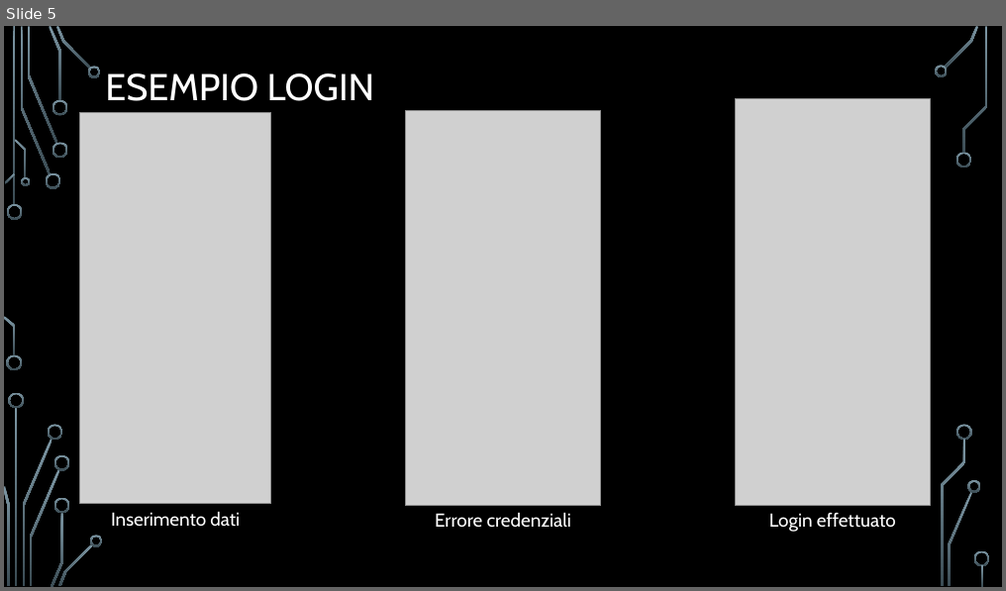
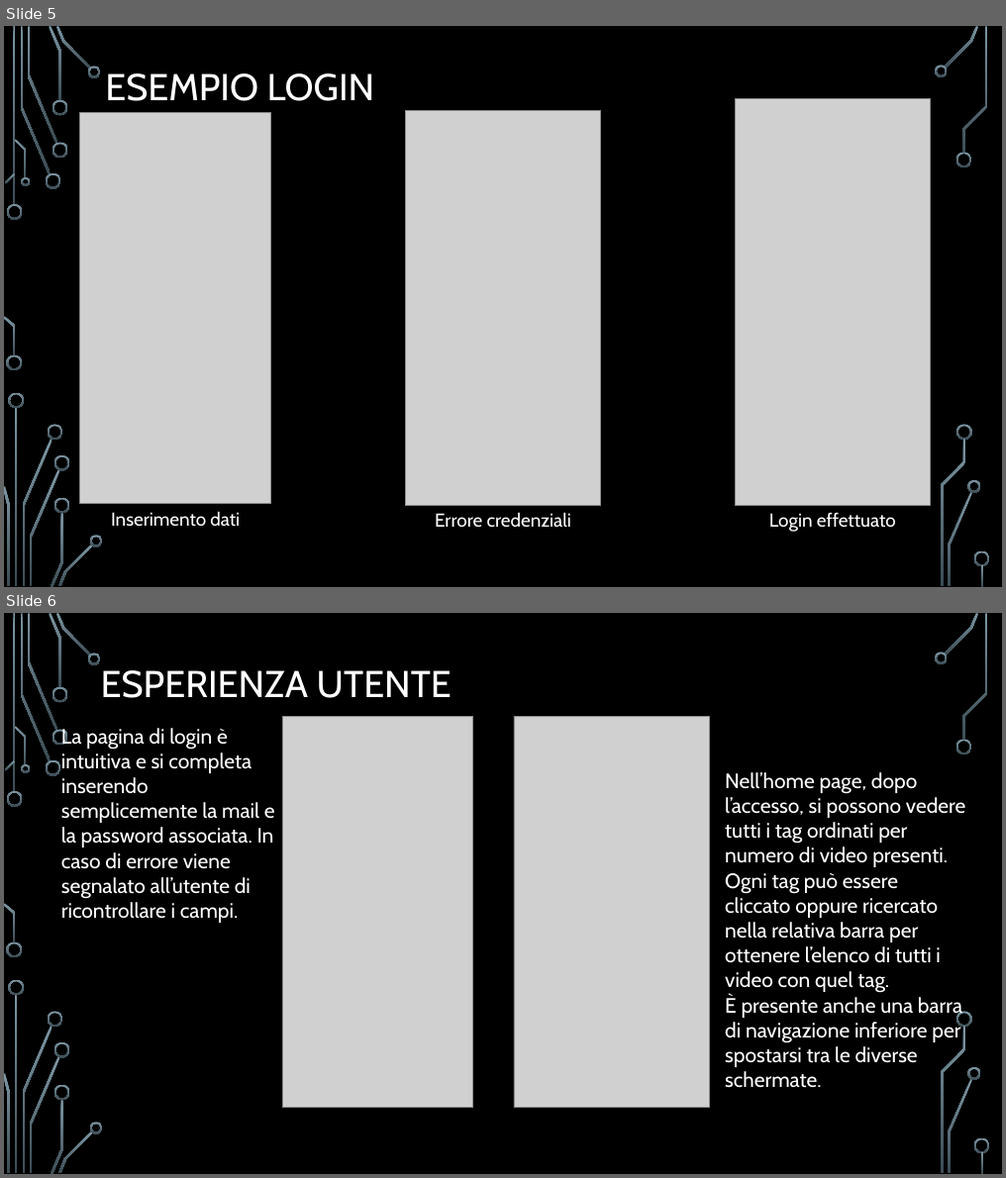
Before and after one commit to carraraFederico/TEDxLearn_ProgettoCloudMobile_2024, a slide deck: Presentazioni/TEDxLearn_part4.pptx. Shown one above the other, each under a label of ours: slide 5 before the commit, slides 5 and 6 after it. The pictures are 1006x591 and 1006x1178 pixels, drawn with LibreOffice and Linux fonts; fonts in the diff are those of the drawing; grey boxes stand for pictures; background and template pictures are left out. Boxes give left, top, right and bottom in pixels: in the first picture for what was removed or moved away, otherwise in the second. Text is boxed around its words. In the diff, an @@ line names an element or a change of style, - is before the commit and + after.

```diff
--- a/Presentazioni/TEDxLearn_part4.pptx
+++ b/Presentazioni/TEDxLearn_part4.pptx
@@ slide 6 added at [4,613,1002,1174], background picture (left out); not listed: 36 template elements that a slide beside it also shows @@
@@ title added at [101,670,451,698], 36 pt, text #FFFFFF @@
+ESPERIENZA UTENTE
@@ text added at [61,728,275,923], 20 pt, text #FFFFFF @@
+La pagina di login è intuitiva e si completa inserendo semplicemente la mail e la password associata. In caso di errore viene segnalato all’utente di ricontrollare i campi.
@@ picture added at [282,716,473,1108] @@
@@ picture added at [514,716,709,1108] @@
@@ text added at [725,772,966,1088], 20 pt, text #FFFFFF @@
+Nell’home page, dopo l’accesso, si possono vedere tutti i tag ordinati per numero di video presenti. Ogni tag può essere cliccato oppure ricercato nella relativa barra per ottenere l’elenco di tutti i video con quel tag.
+È presente anche una barra di navigazione inferiore per spostarsi tra le diverse schermate.
```
Also in this commit, not shown: 1 slide changed, 1 other slide added, 2 slides removed.
